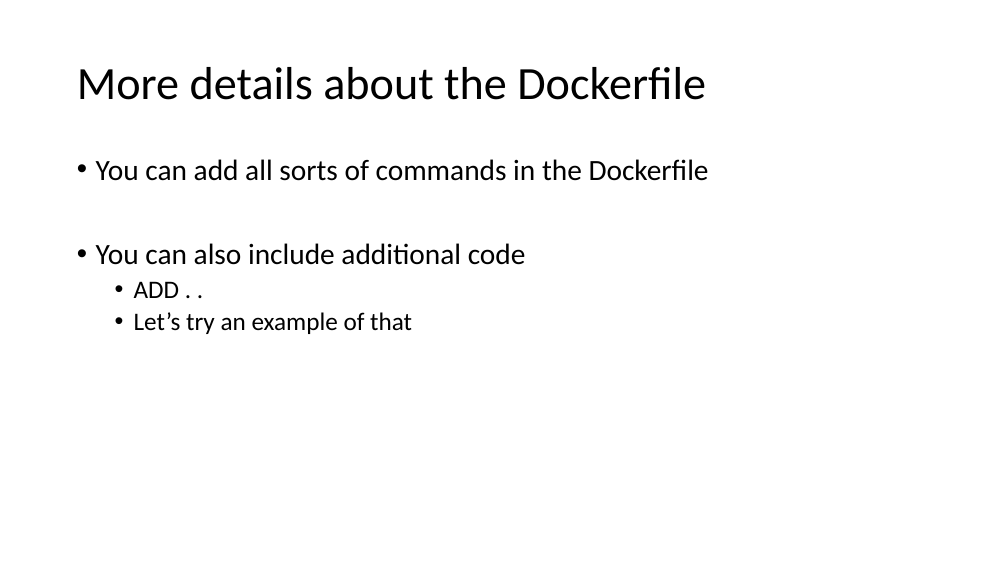
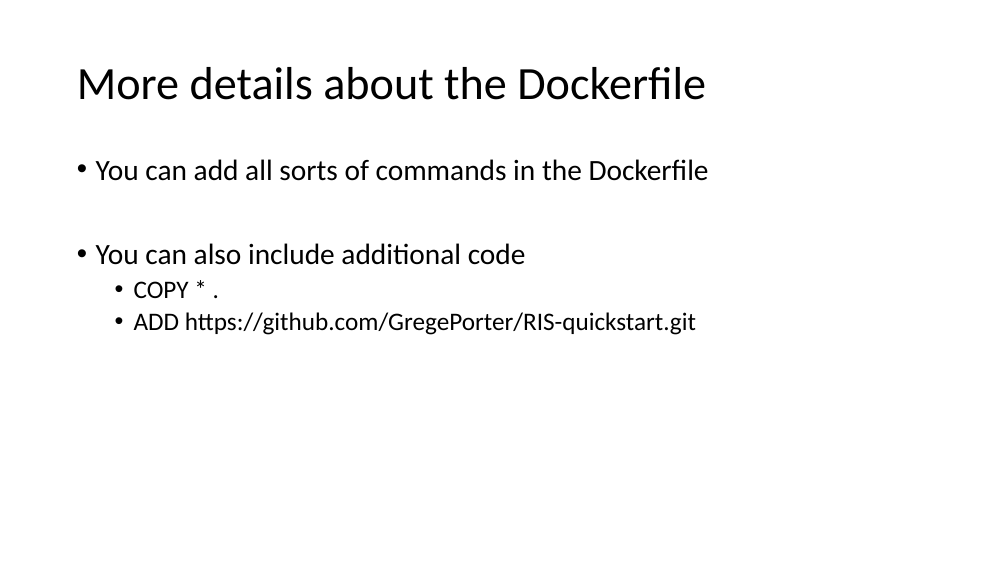
Before and after one commit to GregePorter/RIS-quickstart, a slide deck: slide 14 of slides/triads-ris-workshop-day-3.pptx. Drawn at 1008x567 pixels with LibreOffice and Linux fonts; fonts in the diff are those of the drawing. Boxes give left, top, right and bottom in pixels: in the first picture for what was removed or moved away, otherwise in the second. Text is boxed around its words. In the diff, an @@ line names an element or a change of style, - is before the commit and + after.

Commit message:
Updated slides and docker files

```diff
--- a/slides/triads-ris-workshop-day-3.pptx
+++ b/slides/triads-ris-workshop-day-3.pptx
@@ text at (134,281,696,335): text changed @@
-  • ADD . .
-  • Let’s try an example of that
+  • COPY * .
+  • ADD https://github.com/GregePorter/RIS-quickstart.git
```
Also in this commit, not shown: 3 slides added, 7 other files.
